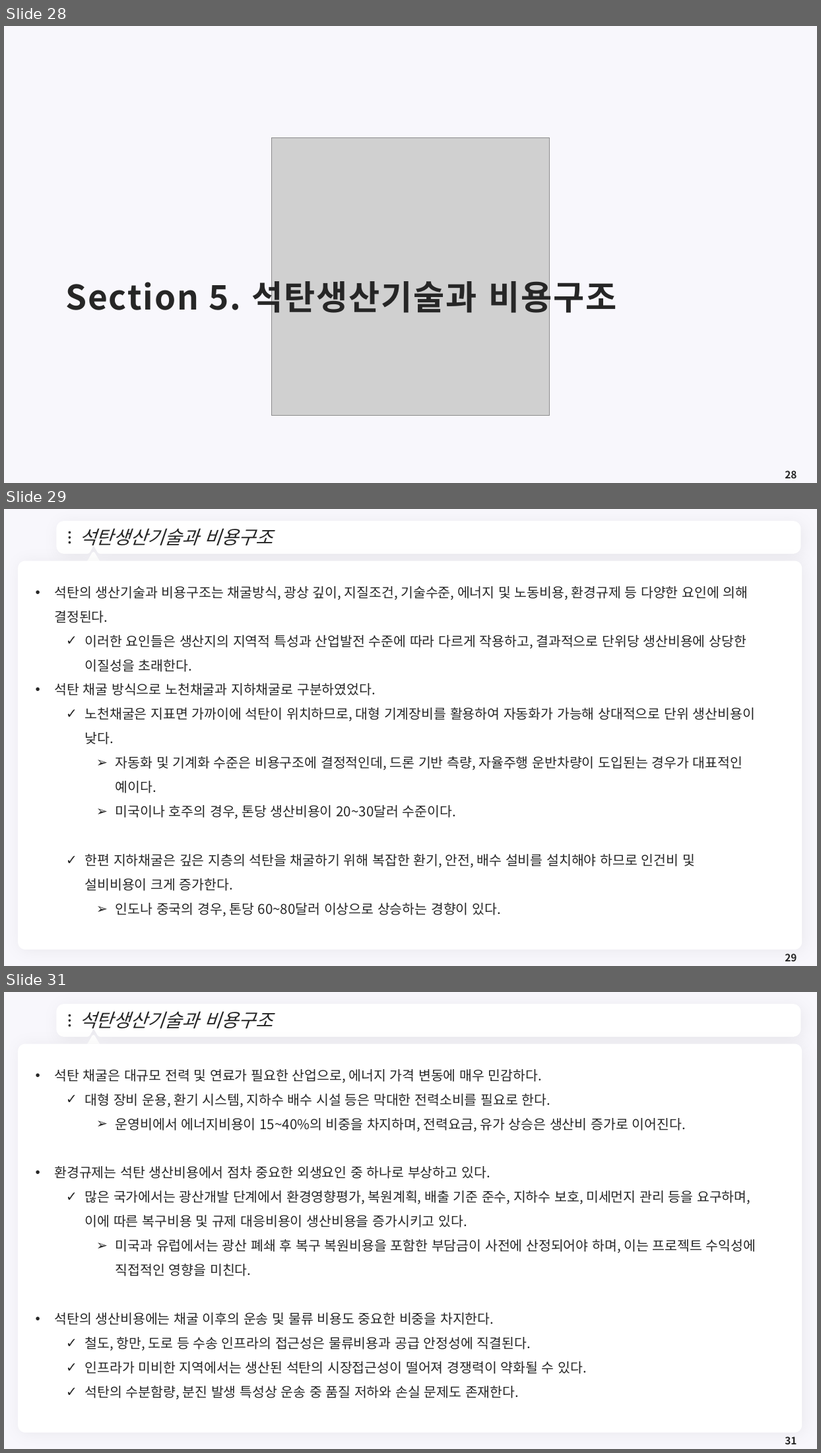
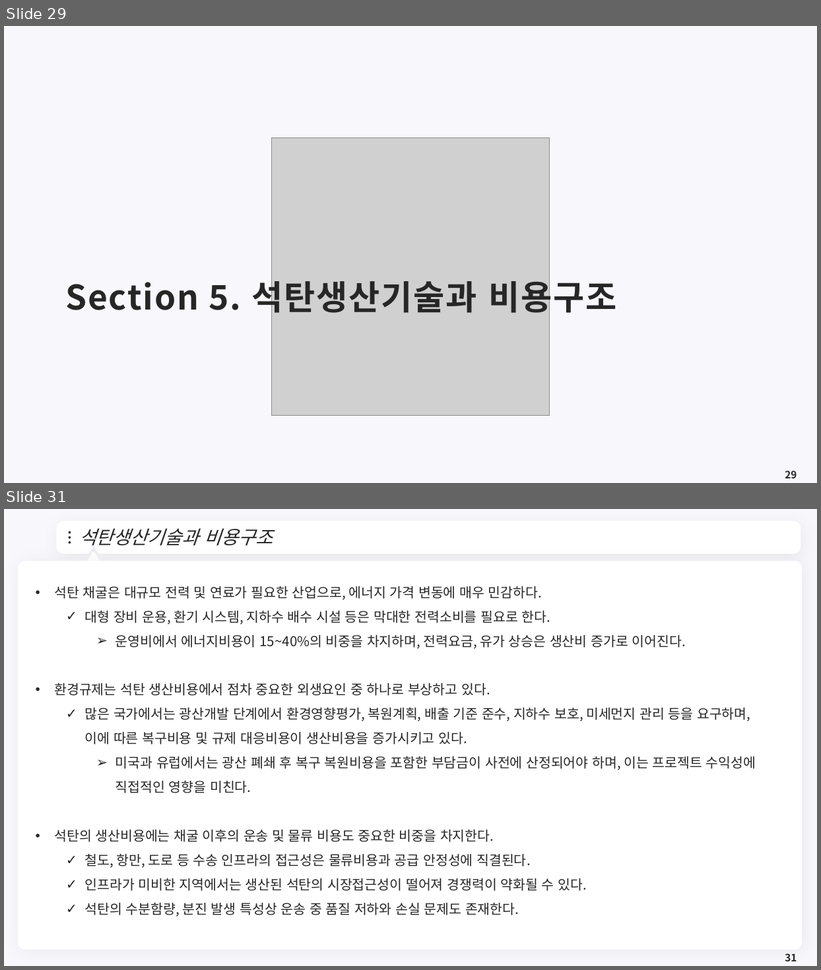
Before and after one commit to meandthey/Teaching, a slide deck: 에너지경제학/자원에너지경제학_Chapter_5 (석탄).pptx. Shown one above the other, each under a label of ours: slides 28, 29 and 31 before the commit, slides 29 and 31 after it; the slides between them are not shown. The pictures are 821x1453 and 821x970 pixels, drawn with LibreOffice and Linux fonts; fonts in the diff are those of the drawing; grey boxes stand for pictures; background and template pictures are left out. Boxes give left, top, right and bottom in pixels: in the first picture for what was removed or moved away, otherwise in the second. Text is boxed around its words. In the diff, an @@ line names an element or a change of style, - is before the commit and + after.

```diff
--- a/에너지경제학/자원에너지경제학_Chapter_5 (석탄).pptx
+++ b/에너지경제학/자원에너지경제학_Chapter_5 (석탄).pptx
@@ slide 29 removed at [4,509,817,966], background #F8F7FC; not listed: 7 template elements that a slide beside it also shows @@
@@ title removed at [79,528,273,546] @@
-석탄생산기술과 비용구조
@@ text removed at [54,586,755,917] @@
-• 석탄의 생산기술과 비용구조는 채굴방식, 광상 깊이, 지질조건, 기술수준, 에너지 및 노동비용, 환경규제 등 다양한 요인에 의해 결정된다.
-  ✓ 이러한 요인들은 생산지의 지역적 특성과 산업발전 수준에 따라 다르게 작용하고, 결과적으로 단위당 생산비용에 상당한 이질성을 초래한다.
-• 석탄 채굴 방식으로 노천채굴과 지하채굴로 구분하였었다.
-  ✓ 노천채굴은 지표면 가까이에 석탄이 위치하므로, 대형 기계장비를 활용하여 자동화가 가능해 상대적으로 단위 생산비용이 낮다.
-    ➢ 자동화 및 기계화 수준은 비용구조에 결정적인데, 드론 기반 측량, 자율주행 운반차량이 도입된는 경우가 대표적인 예이다.
-    ➢ 미국이나 호주의 경우, 톤당 생산비용이 20~30달러 수준이다.
-  ✓ 한편 지하채굴은 깊은 지층의 석탄을 채굴하기 위해 복잡한 환기, 안전, 배수 설비를 설치해야 하므로 인건비 및 설비비용이 크게 증가한다.
-    ➢ 인도나 중국의 경우, 톤당 60~80달러 이상으로 상승하는 경향이 있다.
@@ page number removed at [785,954,797,962] @@
-29
@@ what was slide 28 is now slide 29 @@
@@ page number at [785,471,797,479]: text changed @@
-28
+29
```
Also in this commit, not shown: 5 slides changed, 3 slides added, 4 other files.
